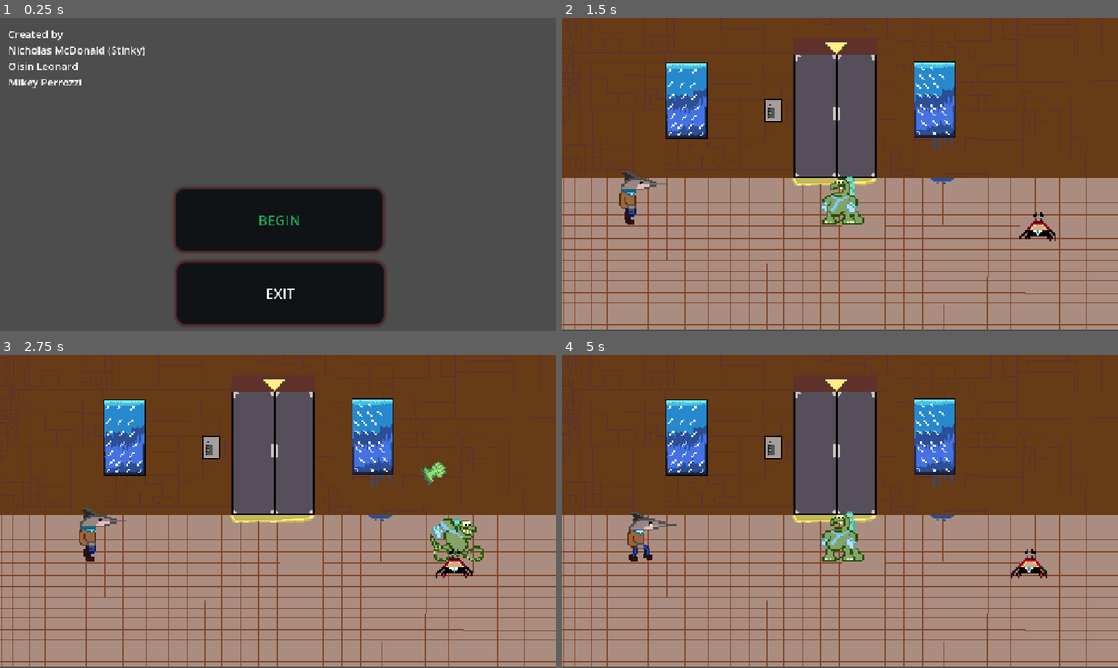
Above: before the commit, frames 1-4 (two rows, left to right).
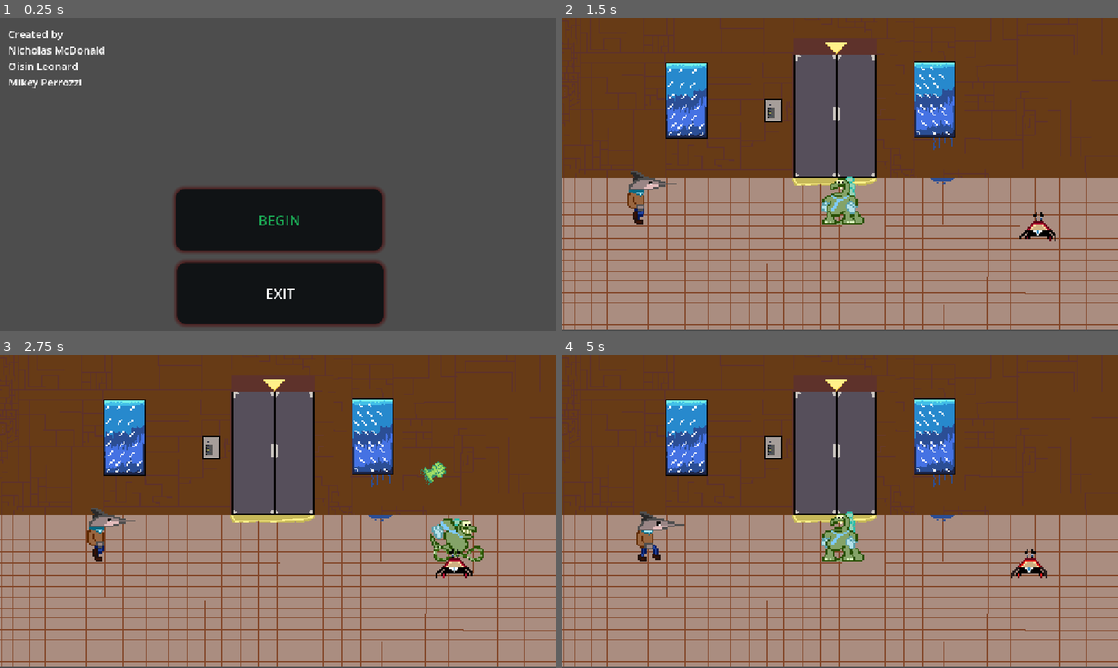
Above: after the commit, the same moments.

Repository: MikeyPerrozzi/Going-Down-
Game: Godot game, scene res://scenes/title screen.tscn
The game is run twice, just before and just after one commit, with the same random seed, the same clock (stepped at 60 frames per second) and the same inputs.
Inputs (mouse positions are in pixels of both pictures, inside the frame that each line leads up to):
- Up to frame 1 (0.25 s): no input
- Up to frame 2 (1.5 s): click "BEGIN" at 0.5 s; click "NEXT" at 1.25 s
- Up to frame 3 (2.75 s): move the mouse to (400, 495) at 2.02 s; hold D (move_right) from 2.03 s (still down); click (400, 495) at 2.1 s
- Up to frame 4 (5 s): move the mouse to (728, 527) at 2.77 s; release D (move_right) at 2.78 s; hold S (move_down) 2.78-3.5 s; click (728, 527) at 2.85 s; click "BEGIN" at 3.5 s; click "NEXT" at 4.25 s

The runs differ from the first frame. In frame 1, less than 0.1% of the frame differs, in the area x 19-26%, y 9-12%; in frame 2, 0.6%; in frame 3, 0.6%; in frame 4, 0.7%, in the area x 11-22%, y 50-66%.

Commit message:
Small fixes

Diff:
--- a/going-down--/projectile.gd
+++ b/going-down--/projectile.gd
@@ -21,3 +21,8 @@
 
 func _process(delta: float) -> void:
 	position += speed * direction * delta
+
+func _on_area_entered(area):
+	if area.is_in_group("enemies"):
+		area.explode()
+		queue_free()
--- a/going-down--/scenes/game.tscn
+++ b/going-down--/scenes/game.tscn
@@ -51,9 +51,6 @@
 process_callback = 0
 wait_time = 0.003
 
-[node name="swordfish_enemy" parent="." unique_id=616288120 instance=ExtResource("3_lnu2h")]
-position = Vector2(-171, 48)
-
 [node name="Elevatorproject" type="Sprite2D" parent="." unique_id=1852692344]
 z_index = -1
 position = Vector2(-55, 30.999998)
@@ -63,5 +60,8 @@
 [node name="Crab" parent="." unique_id=1759652398 instance=ExtResource("5_iywne")]
 position = Vector2(61, 73)
 
+[node name="swordfish_enemy" parent="." unique_id=616288120 instance=ExtResource("3_lnu2h")]
+position = Vector2(-166, 48)
+
 [connection signal="timeout" from="Timer" to="." method="_on_timer_timeout"]
 [connection signal="timeout" from="Timer" to="Player" method="_on_timer_timeout"]
--- a/going-down--/scenes/swordfish_enemy.gd
+++ b/going-down--/scenes/swordfish_enemy.gd
@@ -2,6 +2,8 @@
 
 var speed = 10
 var direction = 1.0
+
+signal died
 
 # Called when the node enters the scene tree for the first time.
 func _ready() -> void:
@@ -16,3 +18,6 @@
 		direction = 1.0
 	elif position.x < 2:
 		direction = 1.0
+
+func explode():
+	queue_free()
--- a/going-down--/scenes/title screen.tscn
+++ b/going-down--/scenes/title screen.tscn
@@ -65,7 +65,7 @@
 offset_bottom = 211.0
 theme_override_font_sizes/font_size = 24
 text = "Created by
-Nicholas McDonald (Stinky)
+Nicholas McDonald
 Oisin Leonard
 Mikey Perrozzi "
 
--- a/going-down--/scripts/game.gd
+++ b/going-down--/scripts/game.gd
@@ -1,6 +1,7 @@
 extends Node2D
 
-var Score = 0
+var swordfish = preload("res://scenes/swordfish_enemy.tscn")
+var score = 0
 
 # Called when the node enters the scene tree for the first time.
 func _ready() -> void:
